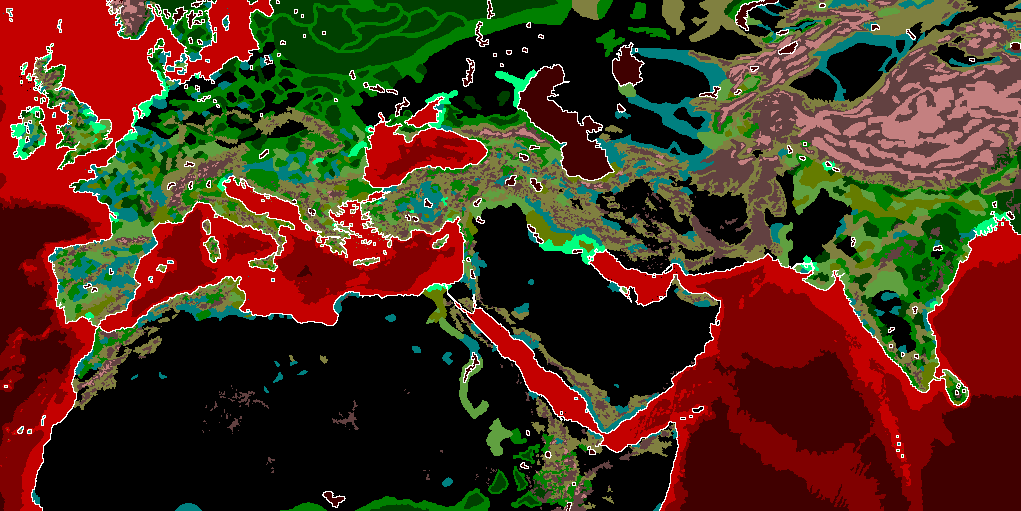
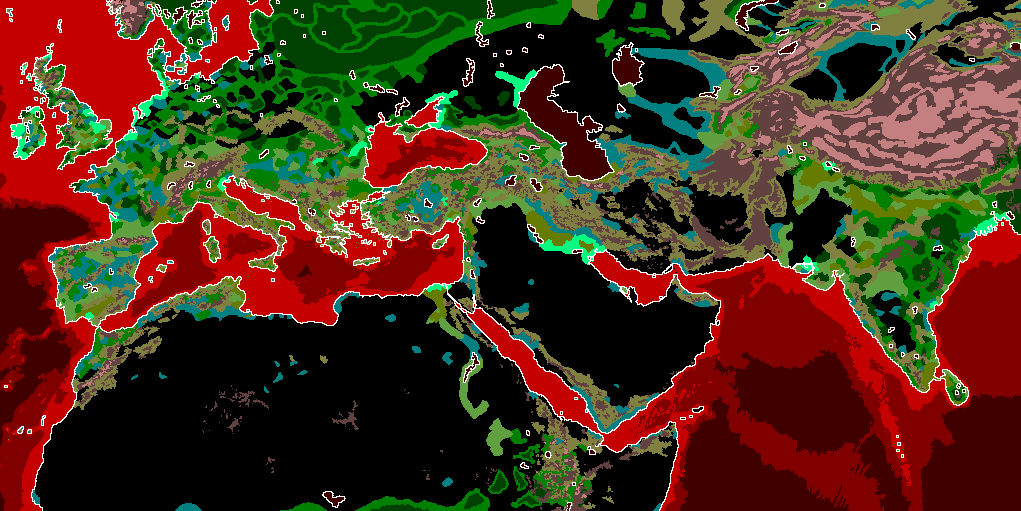
Before/after of a 1021x511 layered artwork. What changed in the layer stack:
painted on "map_ground_types" over (x1=137, y1=48, x2=1014, y2=214)
